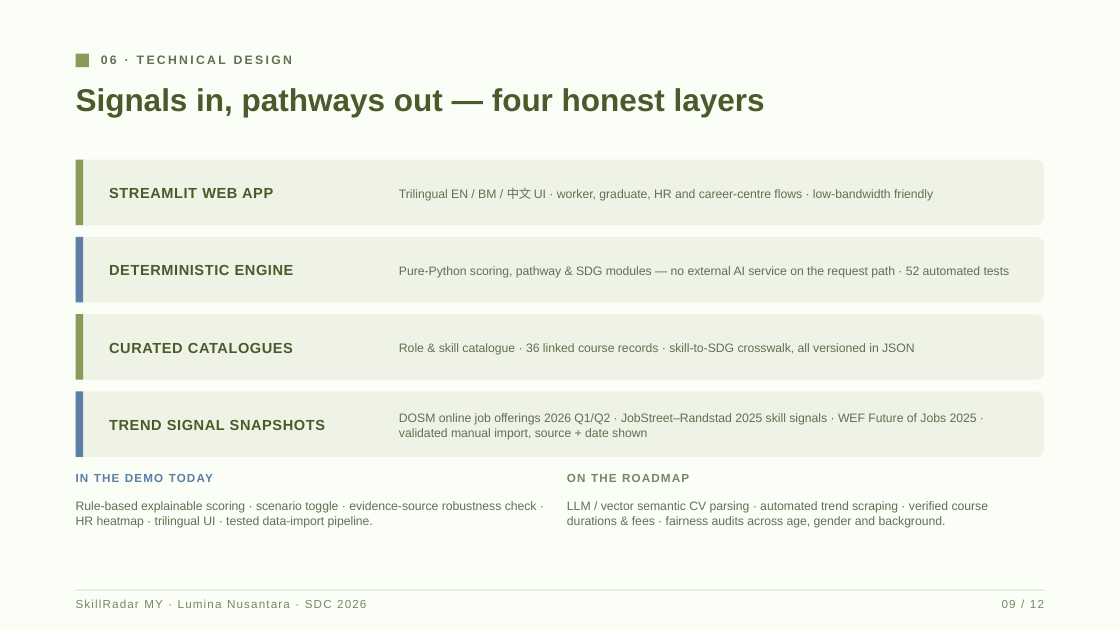
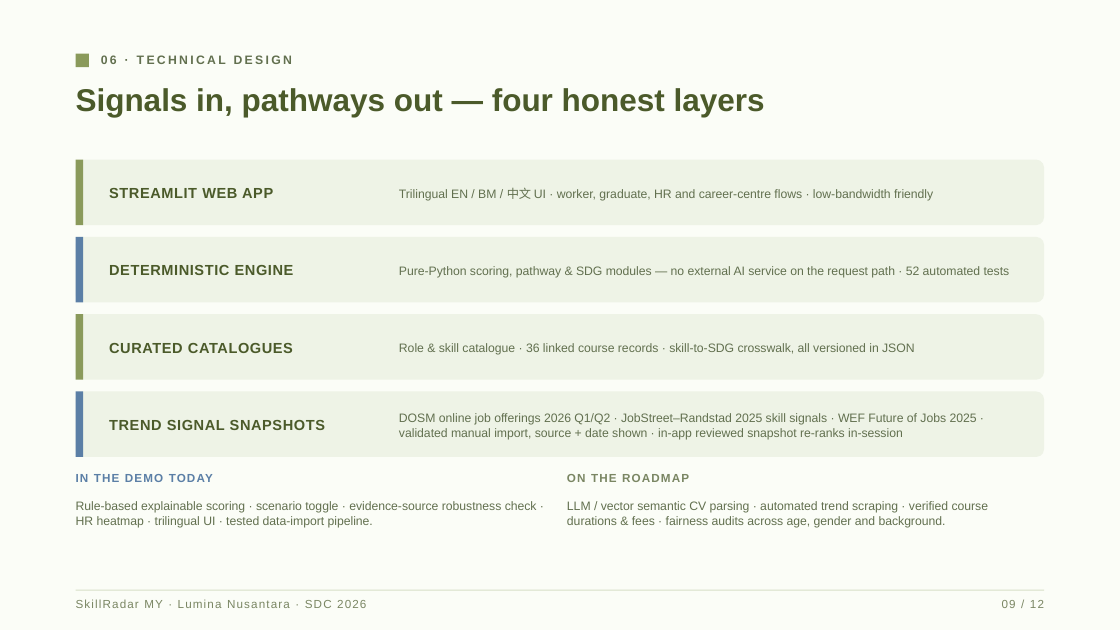
Before and after one commit to douyinlin/sdc2026-lumina-nusantara, a slide deck: slide 9 of submission/SDC2026_LuminaNusantara_SlideDeck.pptx. Drawn at 1120x630 pixels with LibreOffice and Linux fonts; fonts in the diff are those of the drawing. Boxes give left, top, right and bottom in pixels: in the first picture for what was removed or moved away, otherwise in the second. Text is boxed around its words. In the diff, an @@ line names an element or a change of style, - is before the commit and + after.

Commit message:
docs(deck): mention the in-app reviewed snapshot update

```diff
--- a/submission/SDC2026_LuminaNusantara_SlideDeck.pptx
+++ b/submission/SDC2026_LuminaNusantara_SlideDeck.pptx
@@ text at [399,413,977,440]: text changed @@
-DOSM online job offerings 2026 Q1/Q2 · JobStreet–Randstad 2025 skill signals · WEF Future of Jobs 2025 · validated manual import, source + date shown
+DOSM online job offerings 2026 Q1/Q2 · JobStreet–Randstad 2025 skill signals · WEF Future of Jobs 2025 · validated manual import, source + date shown · in-app reviewed snapshot re-ranks in-session
```
Also in this commit, not shown: 1 other slide changed.
